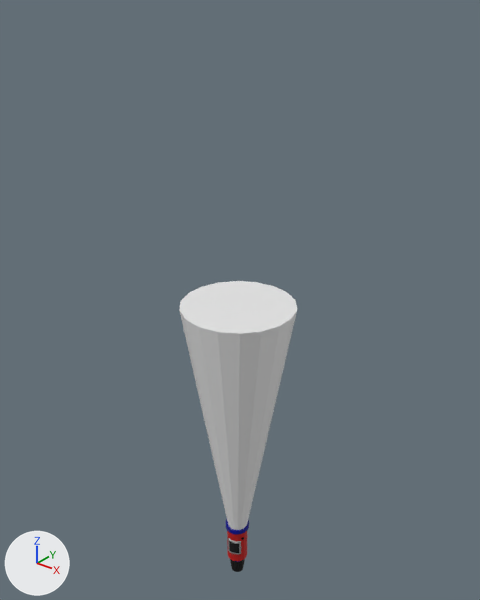
Two versions of the Blender file RawMeshes/VacuumNozzle.blend, one commit apart.
Camera for both pictures: a camera (50 mm lens) standing at (2.13, -2.63, 3.4) and looking at (-0.09, 0.14, 1.68). The lights are fixed; the arrows at lower left show +X, +Y and +Z.

Names of what the first picture shows: 'VacuumNozzle', 'VacuumRange'.
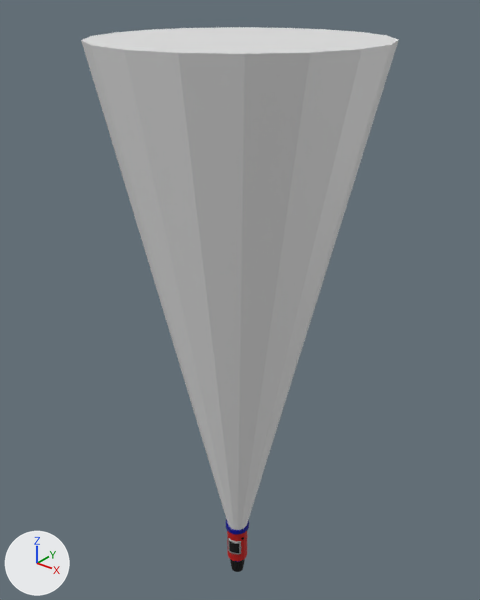
Location of each change, (x1, y1, x2, y2) in pixels of the pictures (480 x 600 px):
```json
{"object": "VacuumRange", "change": "reshaped", "before": [179, 281, 297, 530], "after": [81, 27, 399, 530], "on screen": "168% wider, 102% taller"}
```

Edits to the scene script, one JSON object a line:
```json
{"block": "me_vacuumrange", "where": "me_vacuumrange.from_pydata(...)  # 38 vertices, 21 faces; spans x -0.33..0.33, y -0.32..0.35, z 0.1..1.72"}
{"block": "me_vacuumrange", "where": "# used by ob_vacuumrange; location = (0.0, 0.0, 0.0)"}
{"block": "me_vacuumrange", "change": "me_vacuumrange part 1: all 19 vertices in x -0.33..0.33, y -0.32..0.35, z 1.72 are scaled about their middle by (2.21, 2.21, 1), then moved by (0.0, 0.02, 1.41)"}
```
